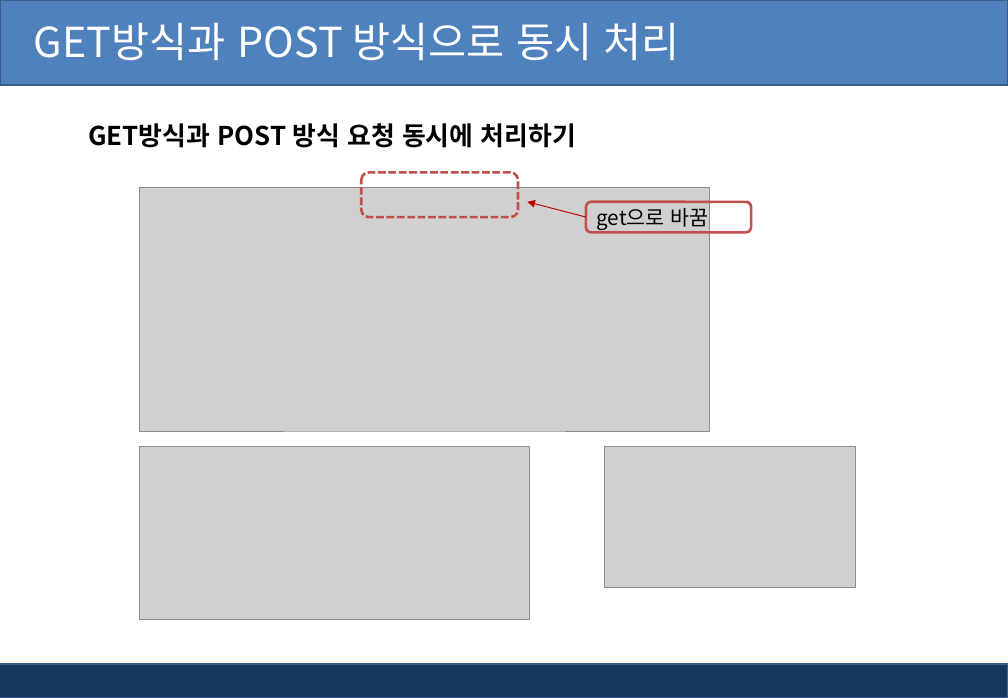
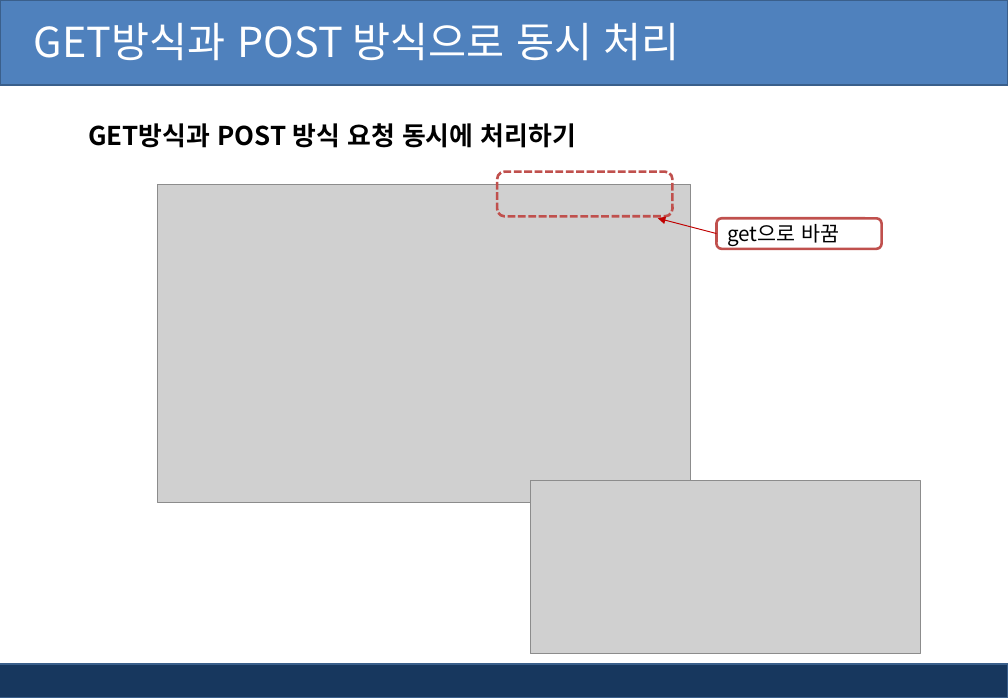
Before and after one commit to pshho/ngreen_project, a slide deck: slide 34 of jspWorks/자료/jsp_ppt/4장. jsp 서블릿 API.pptx (slide 33 before the commit). Drawn at 1008x698 pixels with LibreOffice and Linux fonts; fonts in the diff are those of the drawing; grey boxes stand for pictures; background and template pictures are left out. Boxes give left, top, right and bottom in pixels: in the first picture for what was removed or moved away, otherwise in the second. Text is boxed around its words. In the diff, an @@ line names an element or a change of style, - is before the commit and + after.

```diff
--- a/jspWorks/자료/jsp_ppt/4장. jsp 서블릿 API.pptx
+++ b/jspWorks/자료/jsp_ppt/4장. jsp 서블릿 API.pptx
@@ rounded rectangle: place and size @@
-rounded rectangle at [361,172,517,217]
+rounded rectangle at [497,171,672,216]
@@ picture: place and size @@
-picture at [140,188,710,431]
+picture at [157,184,691,504]
@@ arrow moved from (586, 217) - (528, 202) to (717, 234) - (658, 219) @@
@@ rounded rectangle "get으로 바꿈": place and size @@
-rounded rectangle "get으로 바꿈" at [586,202,751,233]
+rounded rectangle "get으로 바꿈" at [717,219,881,249]
@@ picture removed at [604,446,855,587] @@
@@ picture: place and size @@
-picture at [140,446,530,619]
+picture at [531,481,921,654]
```
Also in this commit, not shown: 12 other slides changed, 2 slides added, 45 other files.
